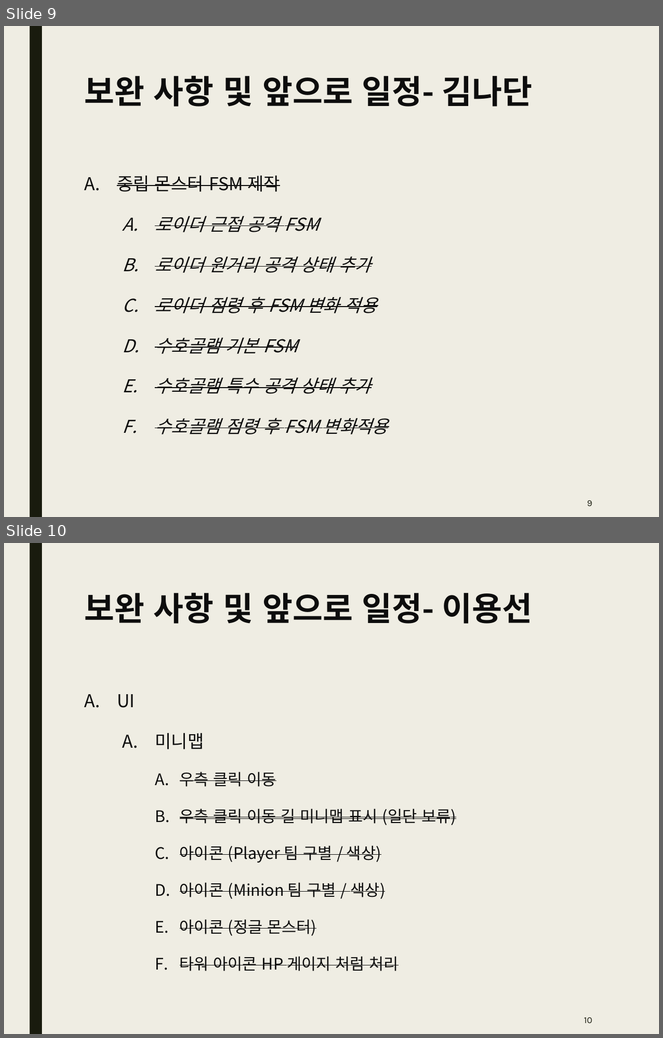
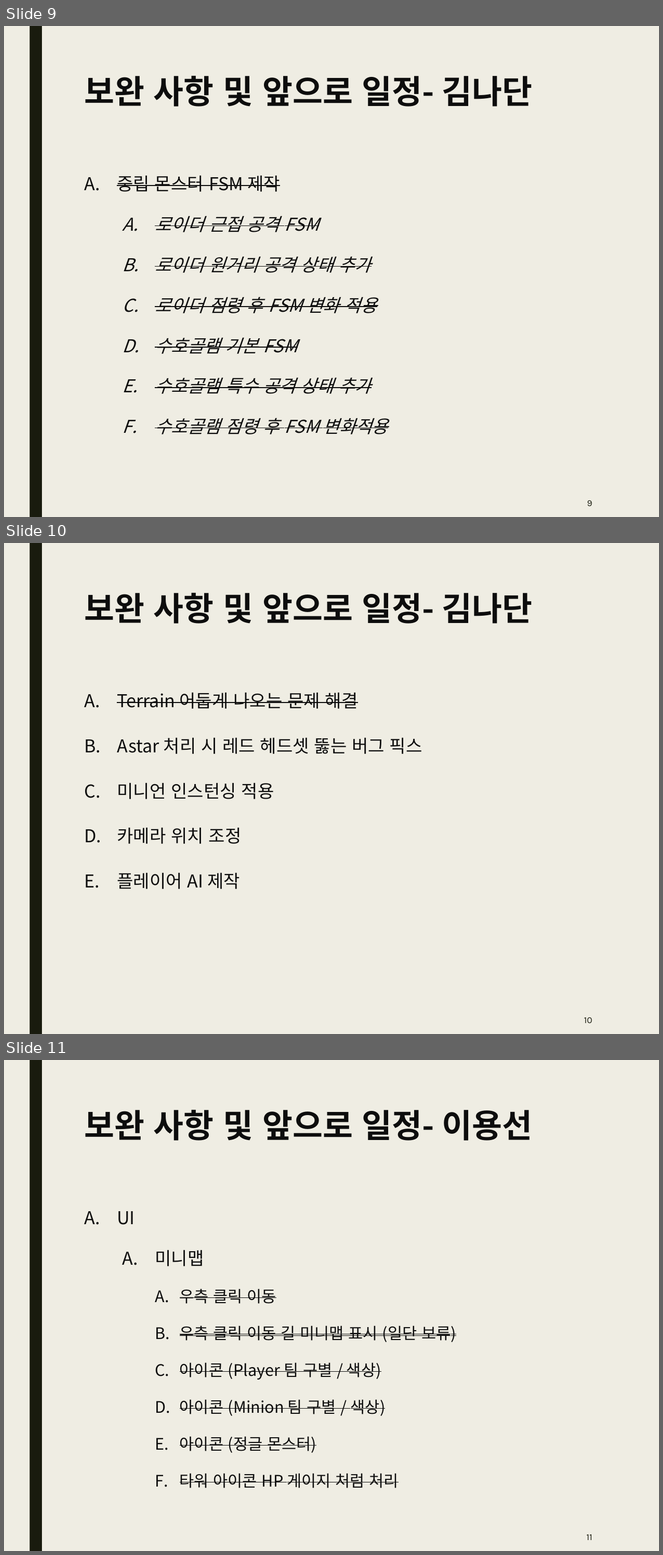
Before and after one commit to Kim2Kang/Documents, a slide deck: 진행사항.pptx. Shown one above the other, each under a label of ours: slides 9 and 10 before the commit, slides 9, 10 and 11 after it. The pictures are 663x1038 and 663x1555 pixels, drawn with LibreOffice and Linux fonts; fonts in the diff are those of the drawing. Boxes give left, top, right and bottom in pixels: in the first picture for what was removed or moved away, otherwise in the second. Text is boxed around its words. In the diff, an @@ line names an element or a change of style, - is before the commit and + after.

Commit message:
32주차 보고서 업데이트 33주차 보고서 양식 추가 및 업데이트 프로젝트 진행 사항 업데이트

```diff
--- a/진행사항.pptx
+++ b/진행사항.pptx
@@ slide 10 added at [4,543,659,1034], background #EFEDE3; not listed: 1 template element that a slide beside it also shows @@
@@ title added at [84,593,532,624], 36 pt, text #0D0D0D, bold @@
+보완 사항 및 앞으로 일정- 김나단
@@ text added at [117,692,423,889], 19.5 pt, text #0D0D0D @@
+A. Terrain 어둡게 나오는 문제 해결
+B. Astar 처리 시 레드 헤드셋 뚫는 버그 픽스
+C. 미니언 인스턴싱 적용
+D. 카메라 위치 조정
+E. 플레이어 AI 제작
@@ page number added at [584,1018,593,1023], 10 pt, text #191B0E @@
+10
@@ what was slide 10 is now slide 11 @@
@@ page number at [586,1535,593,1540]: text changed @@
-10
+11
```
Also in this commit, not shown: 4 other files.
